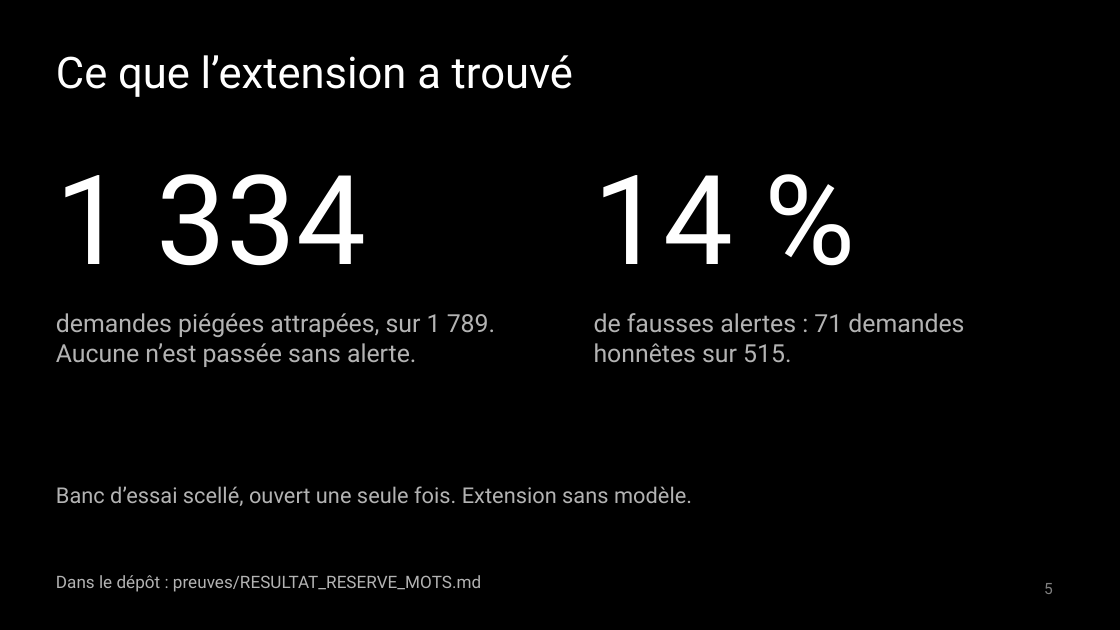
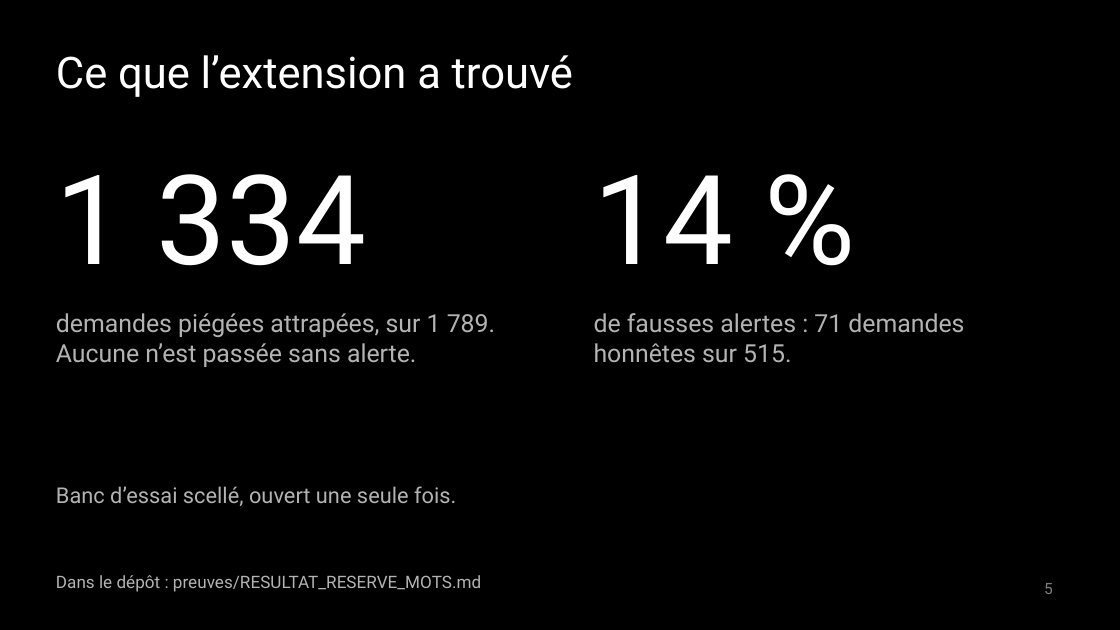
Before and after one commit to adembnn/secure-horizon, a slide deck: slide 5 of livrables/deck/holdup.pptx. Drawn at 1120x630 pixels with LibreOffice and Linux fonts; fonts in the diff are those of the drawing. Boxes give left, top, right and bottom in pixels: in the first picture for what was removed or moved away, otherwise in the second. Text is boxed around its words. In the diff, an @@ line names an element or a change of style, - is before the commit and + after.

```diff
--- a/livrables/deck/holdup.pptx
+++ b/livrables/deck/holdup.pptx
@@ text at [56, 486, 456, 506]: text changed @@
-Banc d’essai scellé, ouvert une seule fois. Extension sans modèle.
+Banc d’essai scellé, ouvert une seule fois.
```
Also in this commit, not shown: 3 other files.
